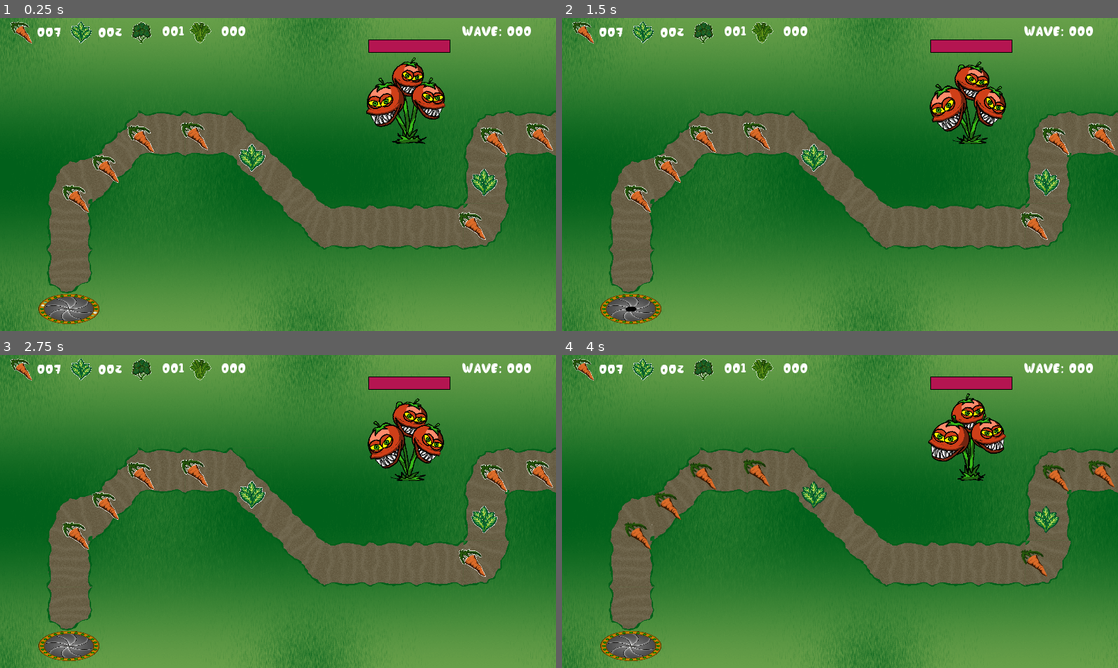
Above: before the commit, frames 1-4 (two rows, left to right).
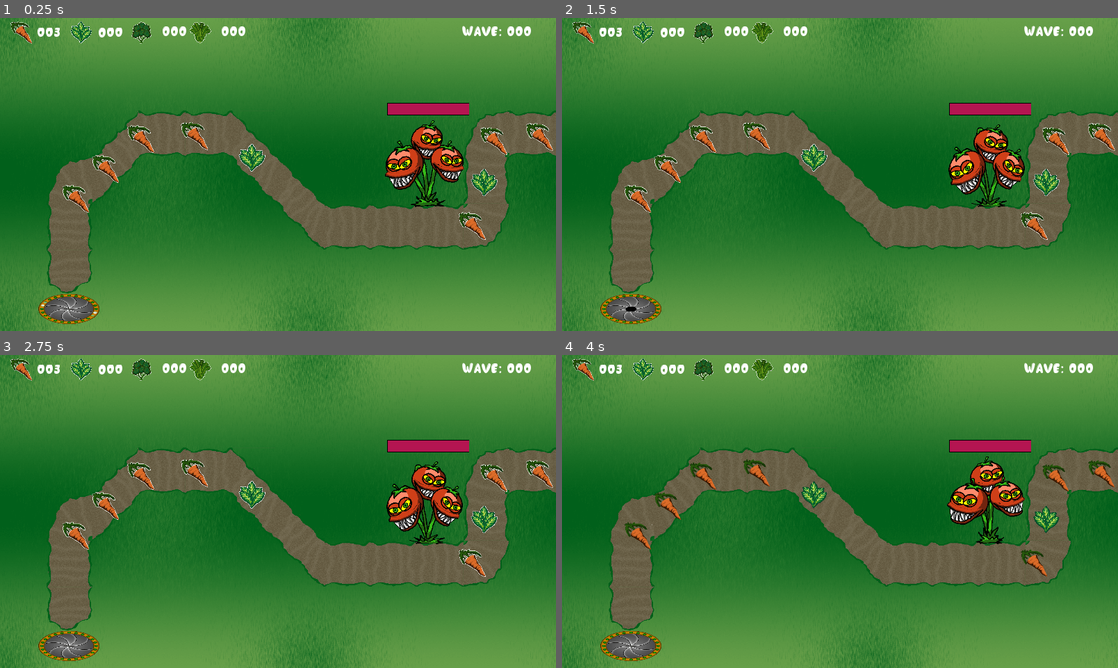
Above: after the commit, the same moments.

Repository: tomwb/Ggjam-2023
Game: Godot game, scene res://scennes/Levels/Level1.tscn
Two runs of this game, one before a commit and one after it. Both use one fixed random seed, a clock stepped at 60 frames per second and the inputs below. This scene is started directly instead of the project's main scene.
Inputs (mouse positions are in pixels of both pictures, inside the frame that each line leads up to):
- Up to frame 1 (0.25 s): no input
- Up to frame 2 (1.5 s): move the mouse to (962, 158) at 0.52 s; click (962, 158) at 0.67 s; move the mouse to (728, 190) at 1.27 s; click (728, 190) at 1.42 s
- Up to frame 3 (2.75 s): move the mouse to (333, 442) at 2.02 s; click (333, 442) at 2.17 s
- Up to frame 4 (4 s): move the mouse to (812, 574) at 2.77 s; click (812, 574) at 2.92 s; move the mouse to (1006, 558) at 3.52 s; click (1006, 558) at 3.67 s

The runs differ from the first frame. In frame 1, 4.8% of the frame differs, in the area x 9-85%, y 2-61%; in frame 2, 4.8%; in frame 3, 4.8%; in frame 4, 4.7%.

Commit message:
level 1

Diff:
--- a/scennes/Levels/Level1.tscn
+++ b/scennes/Levels/Level1.tscn
@@ -123,10 +123,10 @@
 curve = SubResource( 1 )
 
 [node name="BionicPotato" parent="." instance=ExtResource( 5 )]
-position = Vector2( 4675, 577 )
+position = Vector2( 3278, 427 )
 
 [node name="TowerTomato" parent="." instance=ExtResource( 2 )]
-position = Vector2( 1414, 288 )
+position = Vector2( 1479, 505 )
 
 [node name="TowerTomato2" parent="." instance=ExtResource( 2 )]
 position = Vector2( 6122, 301 )
--- a/scripts/GameController.gd
+++ b/scripts/GameController.gd
@@ -8,9 +8,9 @@
 
 var bunnies = []
 var wave = 0
-var collectibleCarrot = 7
-var collectibleStrong = 2
-var collectibleFast = 1
+var collectibleCarrot = 3
+var collectibleStrong = 0
+var collectibleFast = 0
 var collectibleShooter = 0
 
 func _ready():
